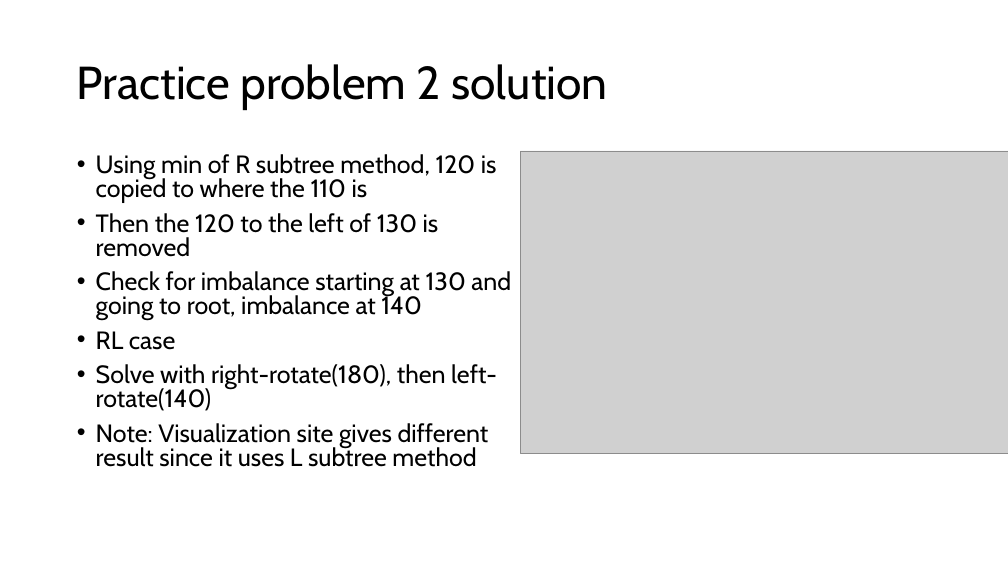
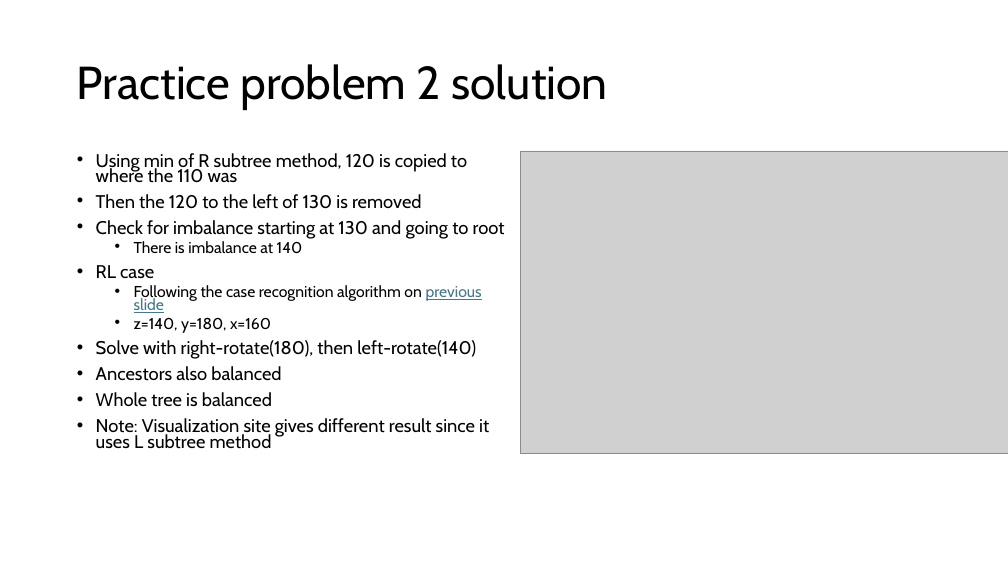
Before and after one commit to comp210ss2/comp210ss2.github.io, a slide deck: slide 37 of slides/L14_15_avl.pptx (slide 36 before the commit). Drawn at 1008x567 pixels with LibreOffice and Linux fonts; fonts in the diff are those of the drawing; grey boxes stand for pictures. Boxes give left, top, right and bottom in pixels: in the first picture for what was removed or moved away, otherwise in the second. Text is boxed around its words. In the diff, an @@ line names an element or a change of style, - is before the commit and + after.

Commit message:
Update L14_L15 slides, case recog alg and update remove instructions

```diff
--- a/slides/L14_15_avl.pptx
+++ b/slides/L14_15_avl.pptx
@@ text at bbox=[96, 153, 467, 183]: text changed; size 23.8 to 17.5 pt @@
-• Using min of R subtree method, 120 is copied to where the 110 is
+• Using min of R subtree method, 120 is copied to where the 110 was
@@ text at bbox=[96, 194, 489, 449]: size 23.8 to 17.5 pt in "Then the 120 to the left of ...", "RL case", "Solve with right-rotate(180), then left-rotate(140)", "Note: Visualization site gives different result since ..."; line spacing 0.8 to 0.7 @@
@@ text at bbox=[96, 220, 505, 254]: text changed; size 23.8 to 17.5 pt @@
-• Check for imbalance starting at 130 and going to root, imbalance at 140
+• Check for imbalance starting at 130 and going to root
+  • There is imbalance at 140
@@ text at bbox=[134, 285, 482, 333]: paragraphs added @@
+  • Following the case recognition algorithm on previous slide
+  • z=140, y=180, x=160
@@ text at bbox=[96, 366, 281, 407]: paragraphs added @@
+• Ancestors also balanced
+• Whole tree is balanced
```
Also in this commit, not shown: 4 other slides changed, 1 slide added, 1 other file.
